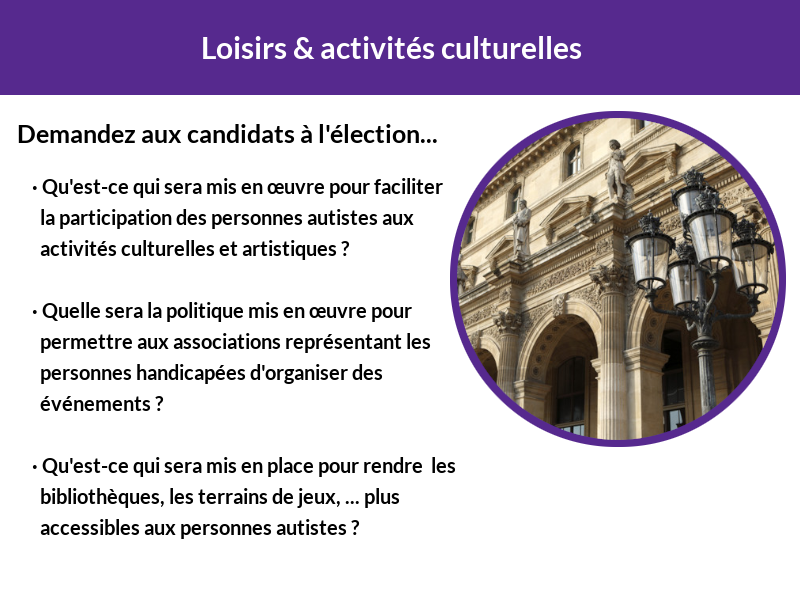
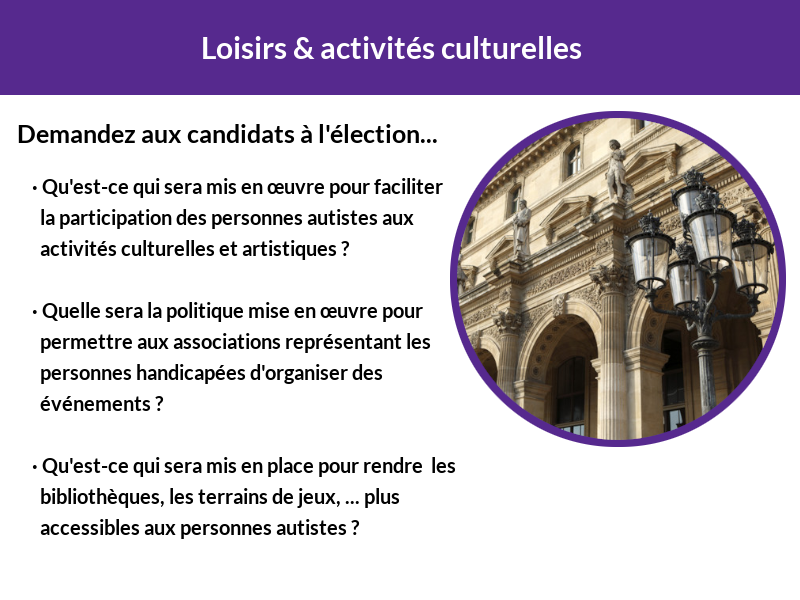
Two versions of the same layered image (800 x 600). Layer-by-layer changes:
painted on "· Qu'est-ce qui sera mis en ..." over [279,307,423,322]
